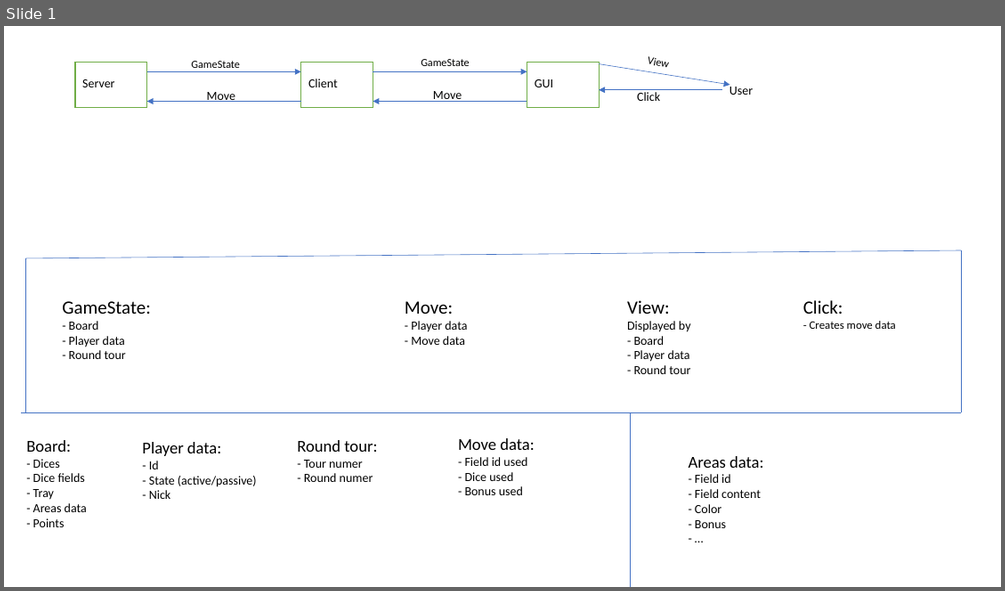
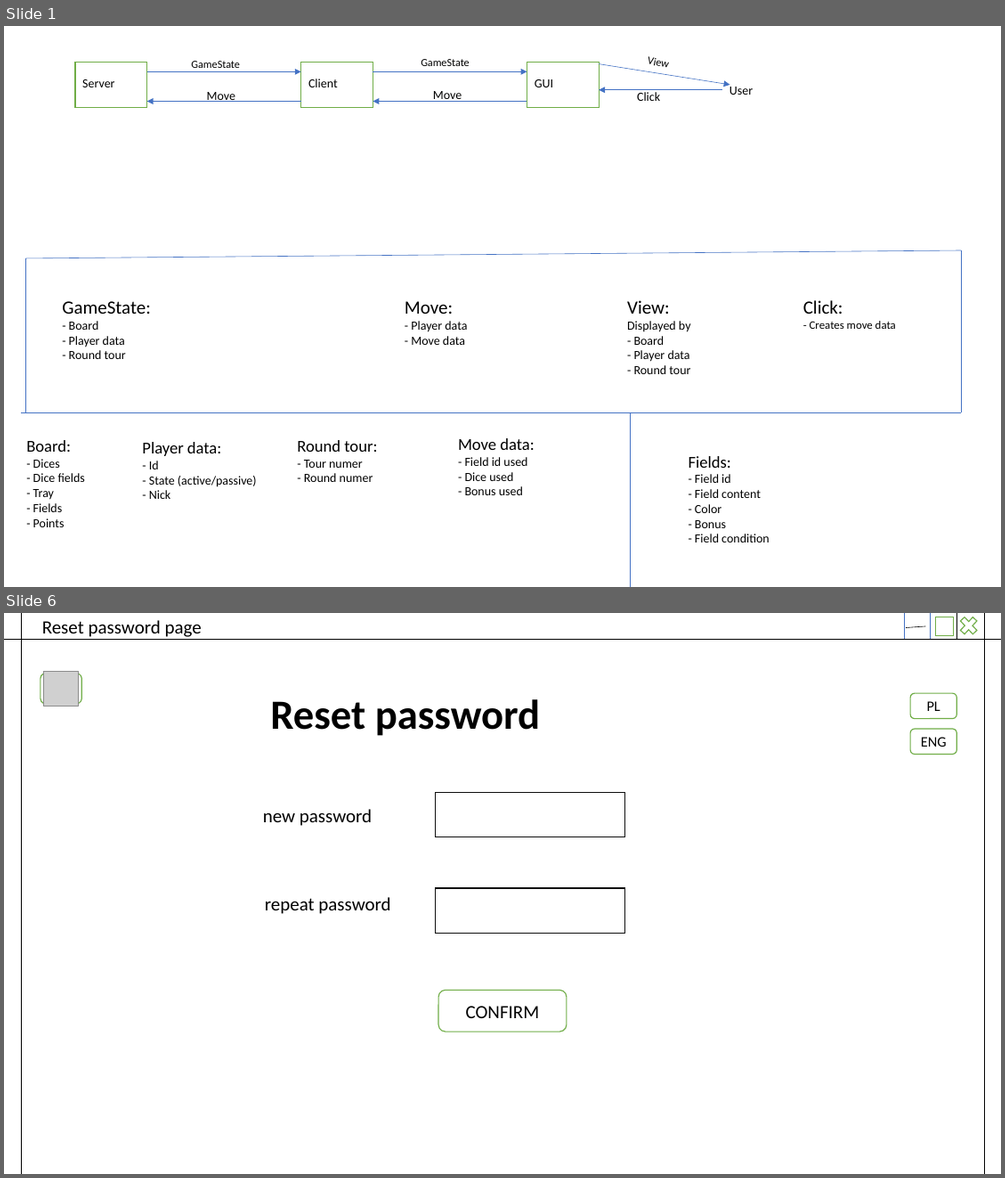
Before and after one commit to szymiar/Ganz-shon-clever, a slide deck: GanzShonClever_plan.pptx. Shown one above the other, each under a label of ours: slide 1 before the commit, slides 1 and 6 after it; the slides between them are not shown. The pictures are 1005x591 and 1005x1178 pixels, drawn with LibreOffice and Linux fonts; fonts in the diff are those of the drawing; grey boxes stand for pictures. Boxes give left, top, right and bottom in pixels: in the first picture for what was removed or moved away, otherwise in the second. Text is boxed around its words. In the diff, an @@ line names an element or a change of style, - is before the commit and + after.

```diff
--- a/GanzShonClever_plan.pptx
+++ b/GanzShonClever_plan.pptx
@@ slide 6 added at bbox=[4, 613, 1001, 1174], background #FFFFFF @@
@@ line added from (4, 639) to (1001, 639), #000000 0.5 pt @@
@@ line added from (21, 613) to (21, 1174), #000000 0.5 pt @@
@@ title added at bbox=[42, 620, 202, 637], 18 pt, text #000000 @@
+Reset password page
@@ line added from (905, 639) to (905, 613), #4472C4 0.5 pt @@
@@ line added from (906, 628) to (926, 626), #000000 0.5 pt @@
@@ line added from (930, 639) to (930, 613), #4472C4 0.5 pt @@
@@ rectangle added at bbox=[935, 617, 953, 635], fill #FFFFFF, outline #70AD47 1 pt @@
@@ cross added at bbox=[956, 613, 980, 639], fill #FFFFFF, outline #70AD47 1 pt @@
@@ line added from (956, 639) to (956, 613), #000000 0.5 pt @@
@@ line added from (985, 613) to (985, 1174), #000000 0.5 pt @@
@@ rounded rectangle added at bbox=[40, 674, 81, 704], fill #FFFFFF, outline #70AD47 1 pt @@
@@ picture added at bbox=[44, 672, 79, 706] @@
@@ text added at bbox=[270, 699, 540, 736], 40 pt, text #000000, bold @@
+Reset password
@@ rounded rectangle added at bbox=[910, 693, 956, 718], fill #FFFFFF, outline #70AD47 1 pt, 14 pt, text #000000 @@
+PL
@@ rounded rectangle added at bbox=[910, 729, 956, 755], fill #FFFFFF, outline #70AD47 1 pt, 14 pt, text #000000 @@
+ENG
@@ rectangle added at bbox=[436, 793, 624, 837], fill #FFFFFF, outline #0D0D0D 1 pt @@
@@ text added at bbox=[263, 809, 372, 826], 18 pt, text #000000 @@
+new password
@@ text added at bbox=[265, 897, 390, 914], 18 pt, text #000000 @@
+repeat password
@@ rectangle added at bbox=[436, 888, 624, 933], fill #FFFFFF, outline #0D0D0D 1 pt @@
@@ rounded rectangle added at bbox=[438, 989, 566, 1032], fill #FFFFFF, outline #70AD47 1 pt, 18 pt, text #000000 @@
+CONFIRM
@@ slide 1 changed as well @@
@@ text at bbox=[33, 459, 85, 527]: text changed @@
-Board:
-- Dices
-- Dice fields
-- Tray
-- Areas data
-- Points
+Board:
+- Dices
+- Dice fields
+- Tray
+- Fields
+- Points
@@ text at bbox=[688, 456, 769, 542]: text changed @@
-Areas data:
-- Field id
-- Field content
-- Color
-- Bonus
-- …
+Fields:
+- Field id
+- Field content
+- Color
+- Bonus
+- Field condition
```
Also in this commit, not shown: 13 other slides added.
